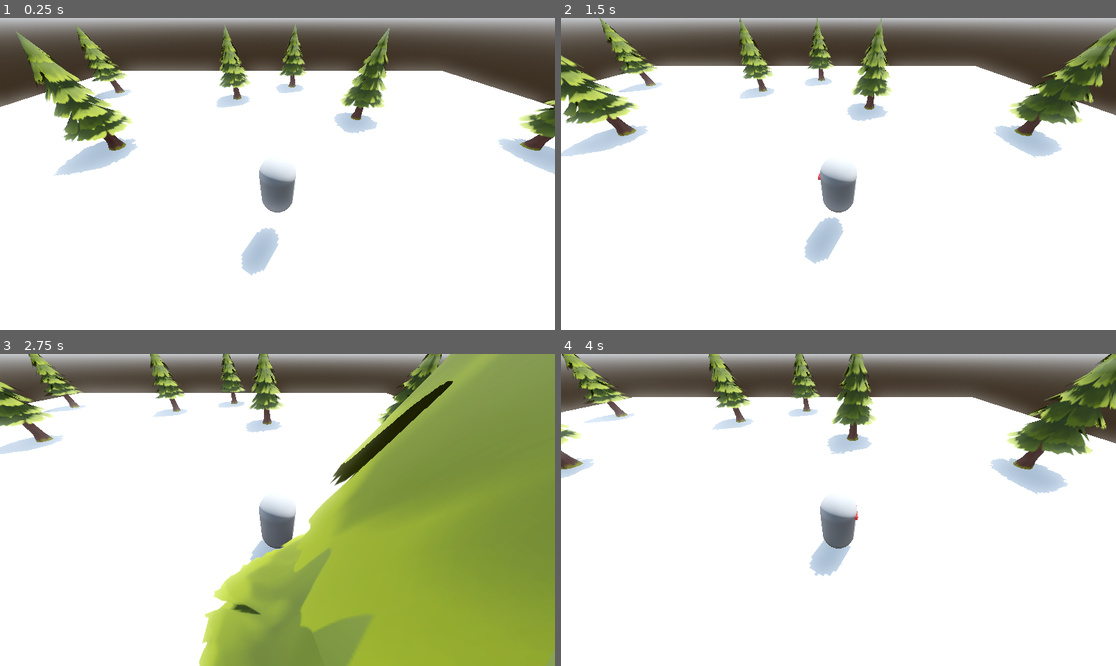
Above: before the commit, frames 1-4 (two rows, left to right).
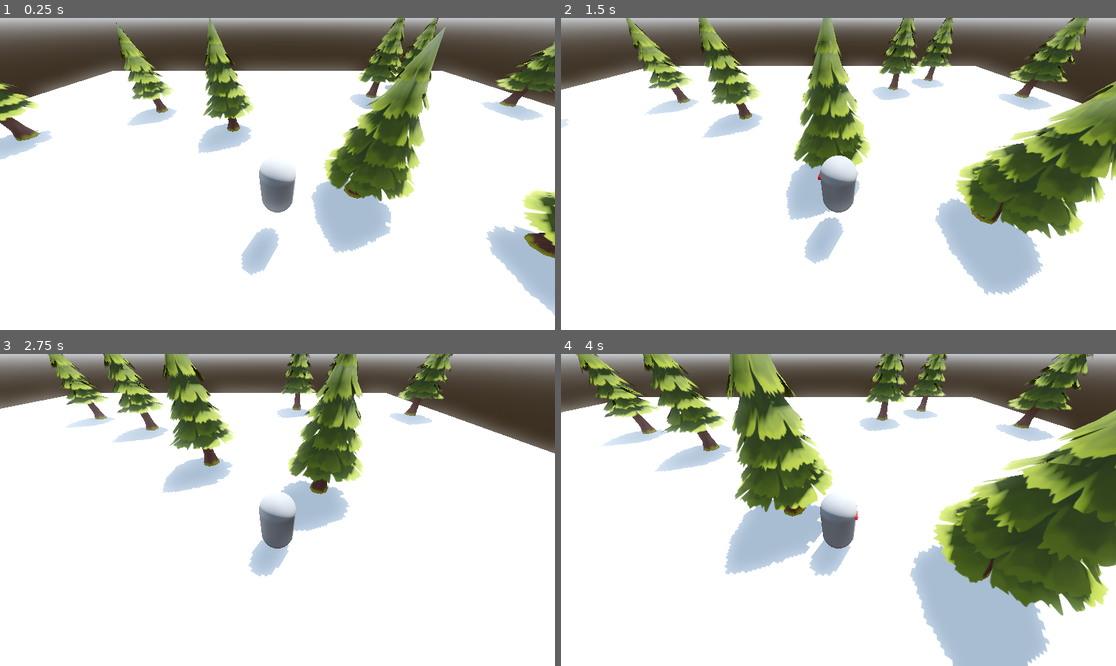
Above: after the commit, the same moments.

Repository: SugarF0x/the-harvest
Game: Godot game, scene res://zones/sandbox.tscn
Two runs of this game, one before a commit and one after it. Both use one fixed random seed, a clock stepped at 60 frames per second and the inputs below.
Inputs (mouse positions are in pixels of both pictures, inside the frame that each line leads up to):
- Up to frame 1 (0.25 s): no input
- Up to frame 2 (1.5 s): tap Enter (ui_accept) at 0.5, 0.77 s; move the mouse to (960, 158) at 0.52 s; hold D (move_right) 0.53-1.28 s; click (960, 158) at 0.67 s; move the mouse to (727, 189) at 1.27 s; hold S (move_backward) from 1.28 s (still down)
- Up to frame 3 (2.75 s): tap Enter (ui_accept) at 1.52 s; move the mouse to (333, 441) at 2.02 s; release S (move_backward) at 2.03 s; hold D (move_right) from 2.03 s (still down)
- Up to frame 4 (4 s): move the mouse to (810, 572) at 2.77 s; release D (move_right) at 2.78 s; hold W (move_forward) 2.78-3.53 s; click (810, 572) at 2.92 s; tap Enter (ui_accept) at 3.02, 3.77 s; move the mouse to (1005, 556) at 3.52 s; hold A (move_left) from 3.53 s (still down)

The runs differ from the first frame. In frame 1, 23% of the frame differs, in the area x 0-100%, y 0-96%; in frame 2, 29%; in frame 3, 58%, in the area x 0-100%, y 0-100%; in frame 4, 40%.

Commit message:
randomize trees on mount

Diff:
--- /dev/null
+++ b/zones/sandbox.gd
@@ -0,0 +1,19 @@
+extends Node3D
+
+const TREE = preload("res://entities/resources/tree/tree.tscn")
+const TREE_AMOUNT = 20
+
+@onready var csg_box_3d = $CSGBox3D
+@onready var resources = $Resources
+
+func _ready():
+	for child in resources.get_children():
+		child.queue_free()
+
+	for i in TREE_AMOUNT:
+		var tree = TREE.instantiate()
+		tree.position.y = csg_box_3d.position.y + csg_box_3d.size.y / 2
+		tree.position.x = csg_box_3d.position.x + randf_range(0, csg_box_3d.size.x) - csg_box_3d.size.x / 2
+		tree.position.z = csg_box_3d.position.z + randf_range(0, csg_box_3d.size.z) - csg_box_3d.size.z / 2
+		tree.scale *= randf_range(0.75, 1.25)
+		resources.add_child(tree)
--- a/zones/sandbox.tscn
+++ b/zones/sandbox.tscn
@@ -1,5 +1,6 @@
-[gd_scene load_steps=7 format=3 uid="uid://cm3ushrgletac"]
+[gd_scene load_steps=8 format=3 uid="uid://cm3ushrgletac"]
 
+[ext_resource type="Script" path="res://zones/sandbox.gd" id="1_itskw"]
 [ext_resource type="PackedScene" uid="uid://bb5n570m33wfc" path="res://entities/player/player.tscn" id="1_qt5su"]
 [ext_resource type="PackedScene" uid="uid://bd2qde8tp8mfk" path="res://entities/resources/tree/tree.tscn" id="2_6rah6"]
 
@@ -19,6 +20,7 @@
 [sub_resource type="StandardMaterial3D" id="StandardMaterial3D_k5exn"]
 
 [node name="Node3D" type="Node3D"]
+script = ExtResource("1_itskw")
 
 [node name="WorldEnvironment" type="WorldEnvironment" parent="."]
 environment = SubResource("Environment_ruslp")
